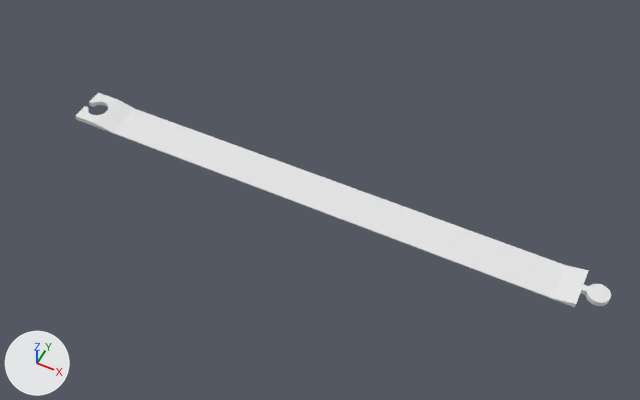
Before and after pictures for a commit that changed the Blender file static/ribbon.blend.
Camera for both pictures: a 50 mm lens placed at (13.1, -25.3, 31.2), pointed at (0.5, -0.2, -0.2). Every picture has the same lights, and +X, +Y and +Z are marked at lower left.

In view in the first picture: 'Ribbon'.
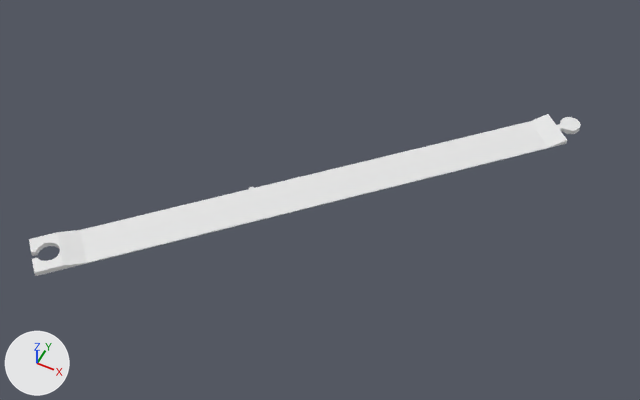
Where the change shows, as pixel boxes [x1, y1, x2, y2] in the pictures (640 x 400 px):
'Ribbon', turned: before [75, 93, 611, 307]; after [29, 114, 580, 276]

Diff of the bpy script that builds the scene:
```diff
--- a/static/ribbon.blend.py
+++ b/static/ribbon.blend.py
@@ ob_ribbon @@
 ob_ribbon.location = (0.0, 0.0, 0.0)
+ob_ribbon.rotation_euler = (0.0, 0.0, 0.785)  # degrees (0, 0, 45)
@@ ob_text @@
 ob_text.location = (0.0, -0.3, 0.01)
+ob_text.scale = (2.84, 2.84, 2.84)
```
